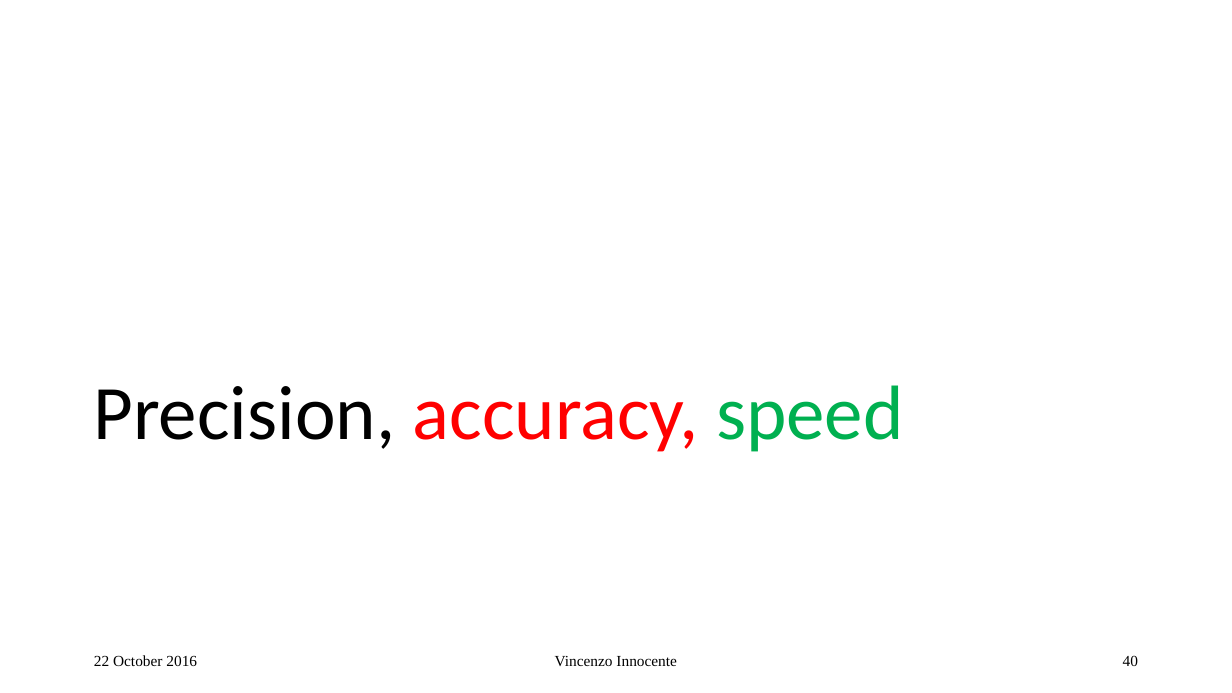
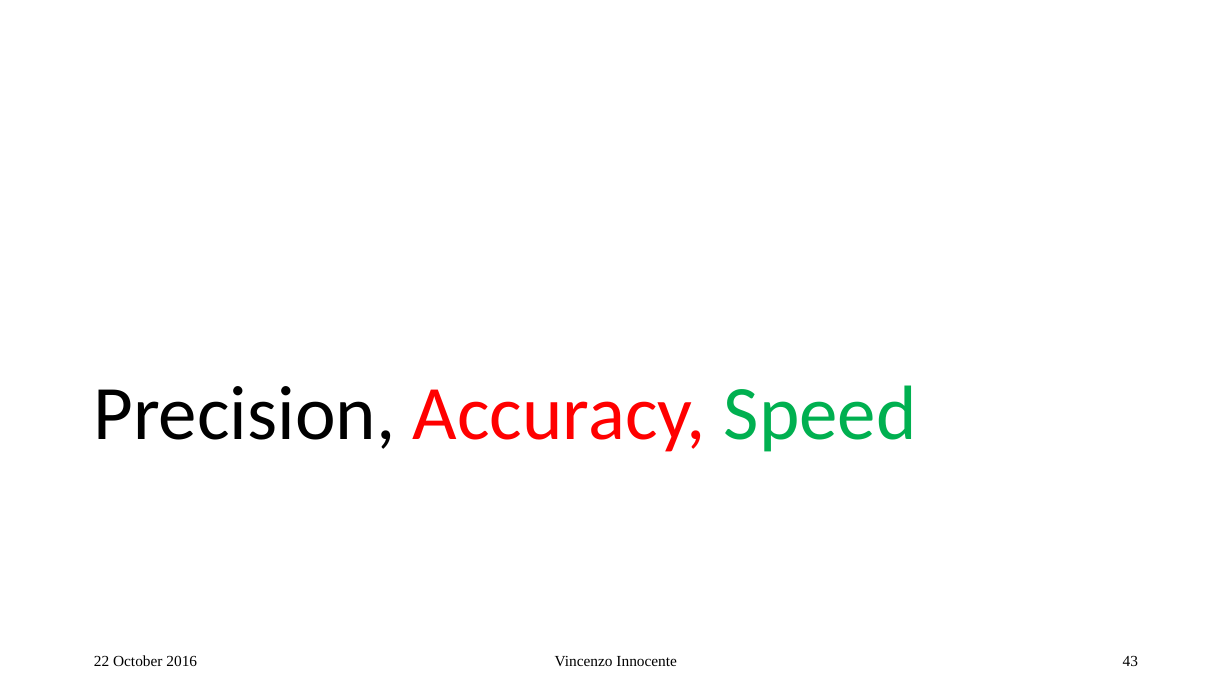
Before and after one commit to VinInn/FPCourse, a slide deck: slide 43 of Slides/FPforScientist.pptx (slide 40 before the commit). Drawn at 1232x693 pixels with LibreOffice and Linux fonts; fonts in the diff are those of the drawing. Boxes give left, top, right and bottom in pixels: in the first picture for what was removed or moved away, otherwise in the second. Text is boxed around its words. In the diff, an @@ line names an element or a change of style, - is before the commit and + after.

Commit message:
added section titles

```diff
--- a/Slides/FPforScientist.pptx
+++ b/Slides/FPforScientist.pptx
@@ title at (93, 385, 917, 452): text changed @@
-Precision, accuracy, speed
+Precision, Accuracy, Speed
@@ page number at (1123, 655, 1138, 666): text changed @@
-40
+43
```
Also in this commit, not shown: 1 other slide changed, 3 slides added.
